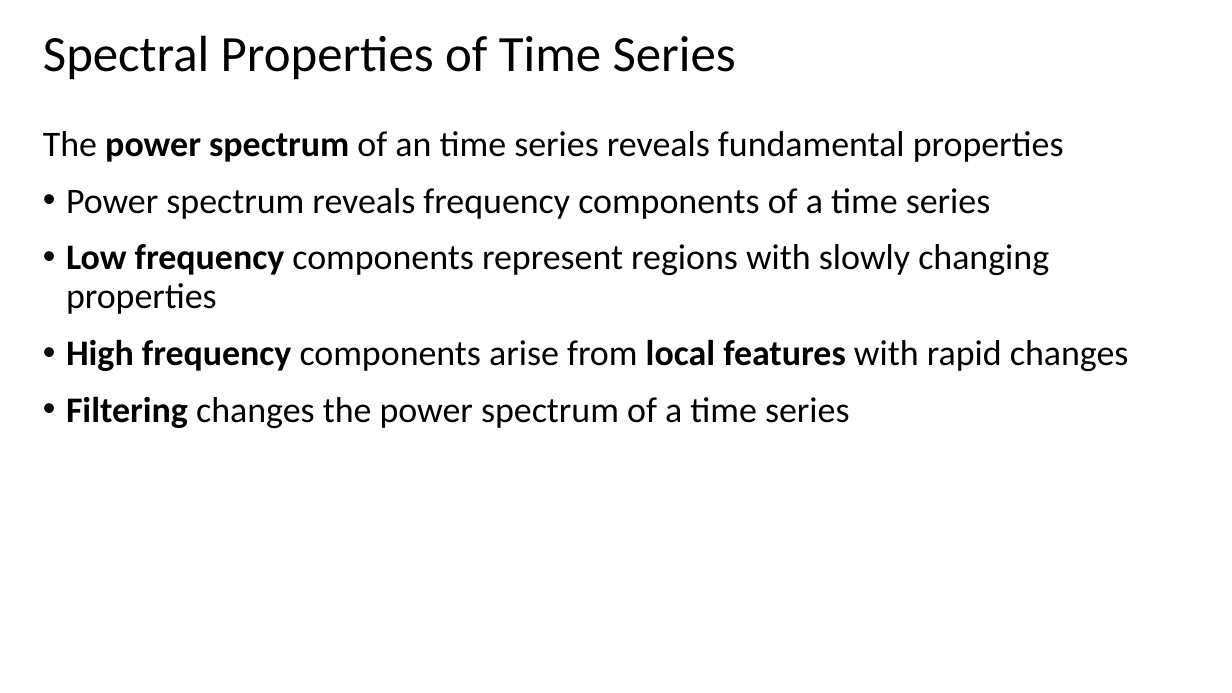
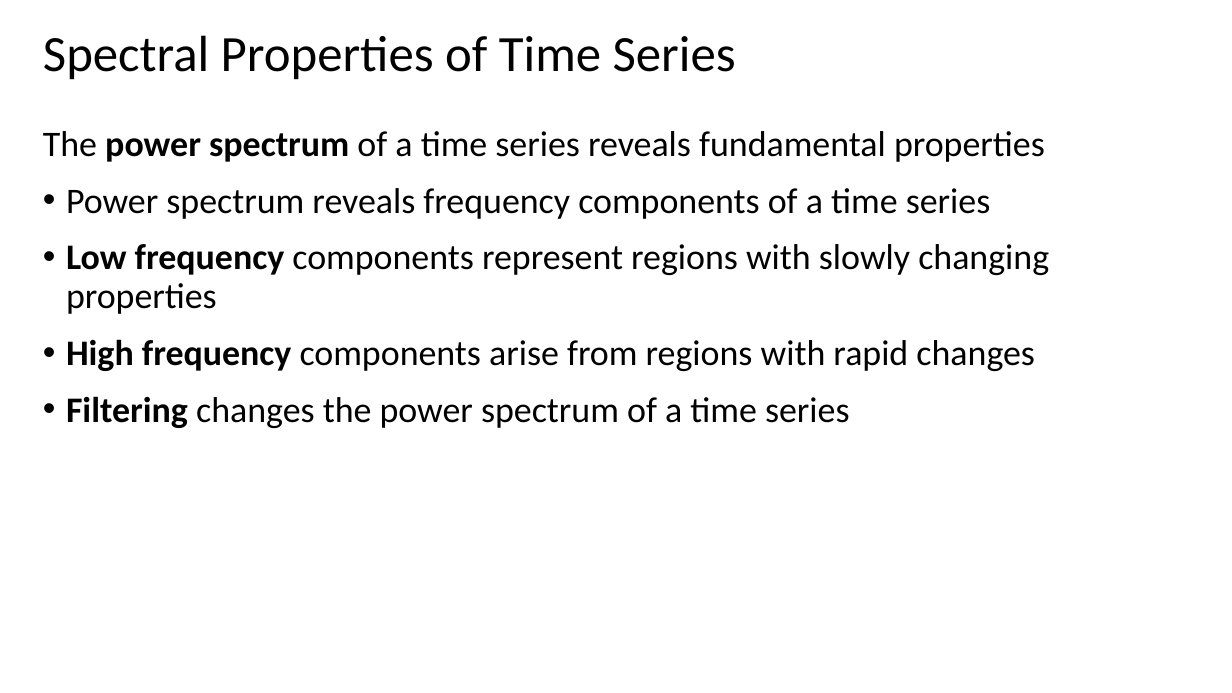
Before and after one commit to StephenElston/CSCI-E-83, a slide deck: slide 4 of LectureSlides/14_ComplexTimeSeries.pptx (slide 2 before the commit). Drawn at 1232x693 pixels with LibreOffice and Linux fonts; fonts in the diff are those of the drawing. Boxes give left, top, right and bottom in pixels: in the first picture for what was removed or moved away, otherwise in the second. Text is boxed around its words. In the diff, an @@ line names an element or a change of style, - is before the commit and + after.

```diff
--- a/LectureSlides/14_ComplexTimeSeries.pptx
+++ b/LectureSlides/14_ComplexTimeSeries.pptx
@@ text at <box>43,131,1045,162</box>: text changed @@
-The power spectrum of an time series reveals fundamental properties
+The power spectrum of a time series reveals fundamental properties
@@ text at <box>66,339,1035,371</box>: text changed @@
-• High frequency components arise from local features with rapid changes
+• High frequency components arise from regions with rapid changes
```
Also in this commit, not shown: 7 other slides changed, 10 slides added, 1 slide removed.
